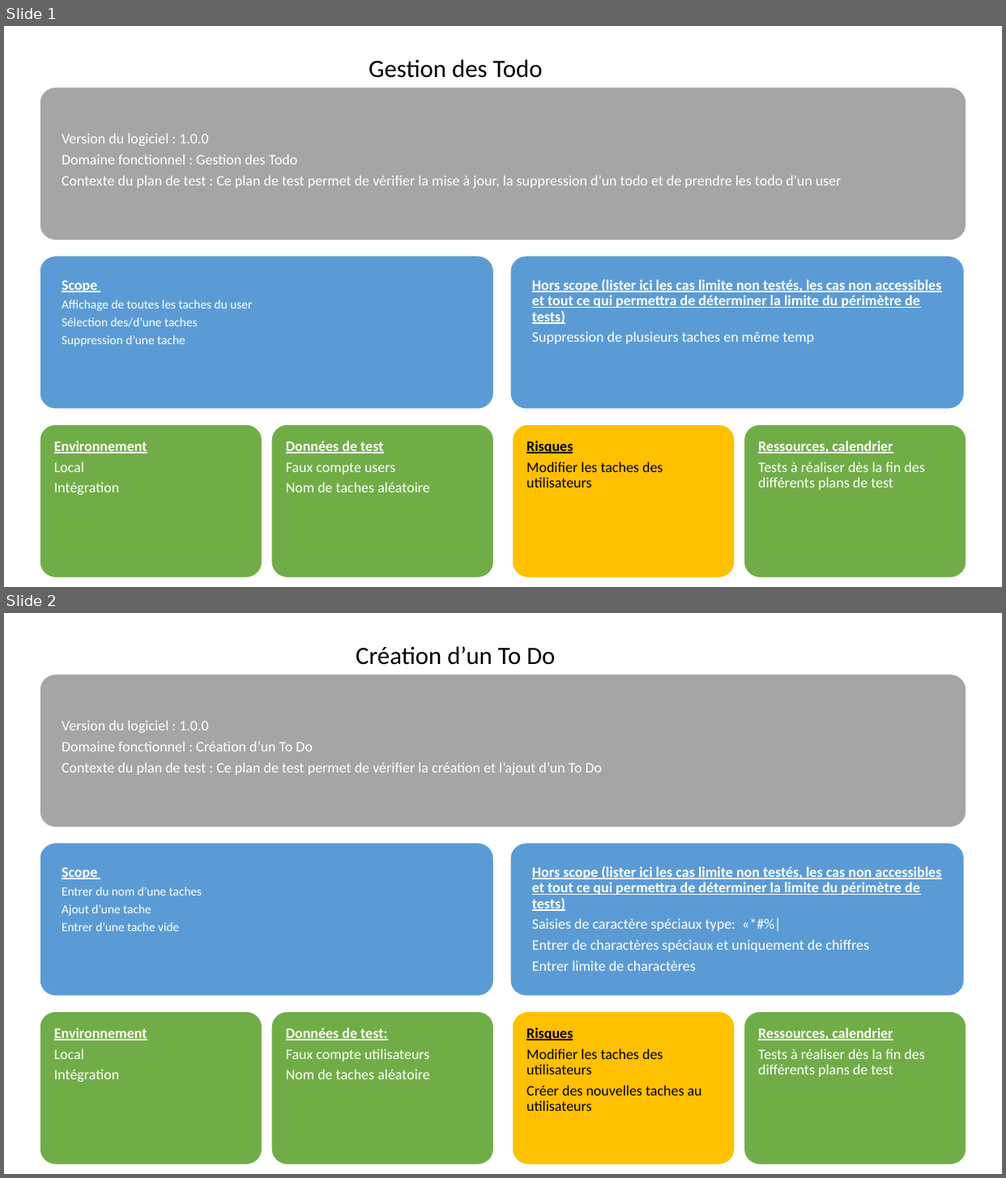
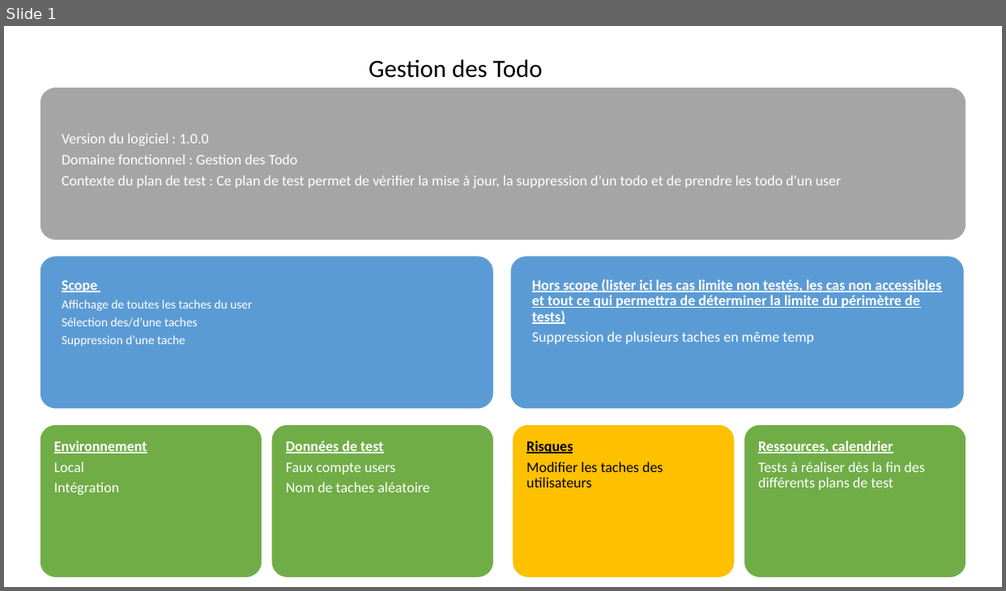
Before and after one commit to termimi/P_DevOps324-450, a slide deck: WIP/plan de test/planTestGestionToDo.pptx. Shown one above the other, each under a label of ours: slides 1 and 2 before the commit, slide 1 after it. The pictures are 1006x1178 and 1006x591 pixels, drawn with LibreOffice and Linux fonts; fonts in the diff are those of the drawing. Boxes give left, top, right and bottom in pixels: in the first picture for what was removed or moved away, otherwise in the second. Text is boxed around its words. In the diff, an @@ line names an element or a change of style, - is before the commit and + after.

Commit message:
[doc] (plan de test): Création d'un fichier par plan de test

```diff
--- a/WIP/plan de test/planTestGestionToDo.pptx
+++ b/WIP/plan de test/planTestGestionToDo.pptx
@@ slide 2 removed at box(4, 613, 1002, 1174), background #FFFFFF @@
@@ text removed at box(356, 646, 555, 665) @@
-Création d’un To Do
@@ group removed at box(40, 675, 967, 1165): 7 freeform shapes @@
-Version du logiciel : 1.0.0
-Domaine fonctionnel : Création d’un To Do
-Contexte du plan de test : Ce plan de test permet de vérifier la création et l’ajout d’un To Do
-Scope
-Entrer du nom d’une taches
-Ajout d’une tache
-Entrer d’une tache vide
-Environnement
-Local
-Intégration
-Données de test:
-Faux compte utilisateurs
-Nom de taches aléatoire
-Hors scope (lister ici les cas limite non testés, les cas non accessibles et tout ce qui permettra de déterminer la limite du périmètre de tests)
-Saisies de caractère spéciaux type: «*#%|
-Entrer de charactères spéciaux et uniquement de chiffres
-Entrer limite de charactères
-Risques
-Modifier les taches des utilisateurs
-Créer des nouvelles taches au utilisateurs
-Ressources, calendrier
-Tests à réaliser dès la fin des différents plans de test
```
Also in this commit, not shown: 1 other slide removed, 2 other files.
